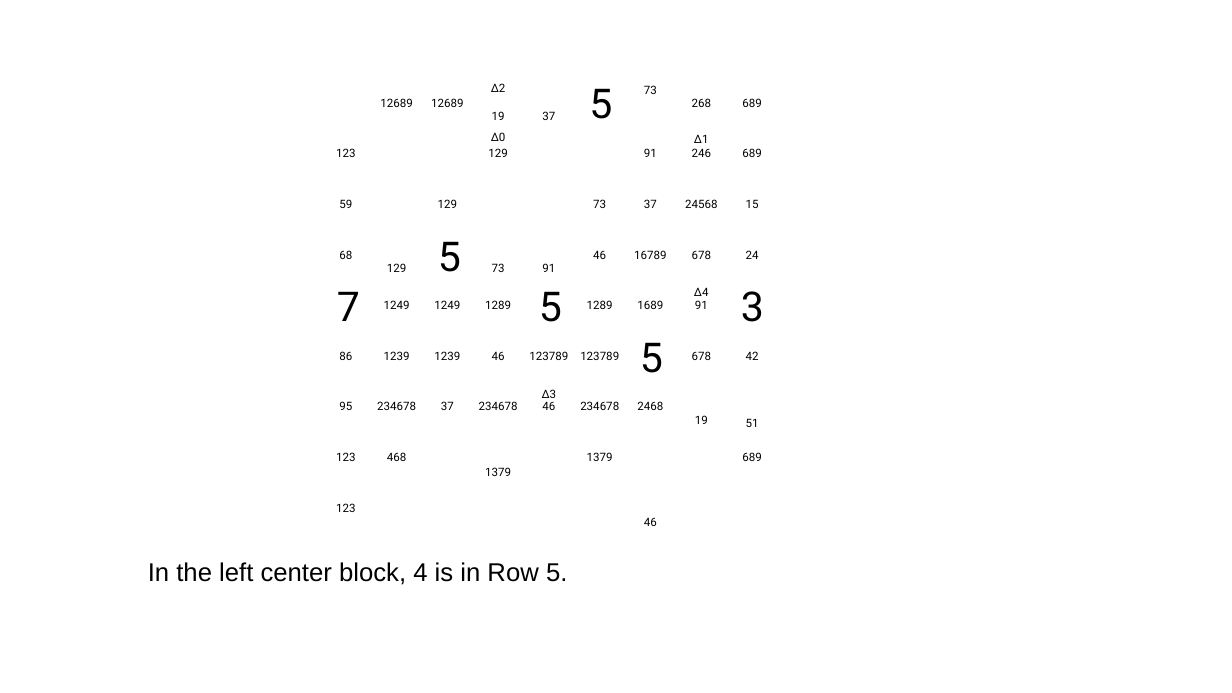
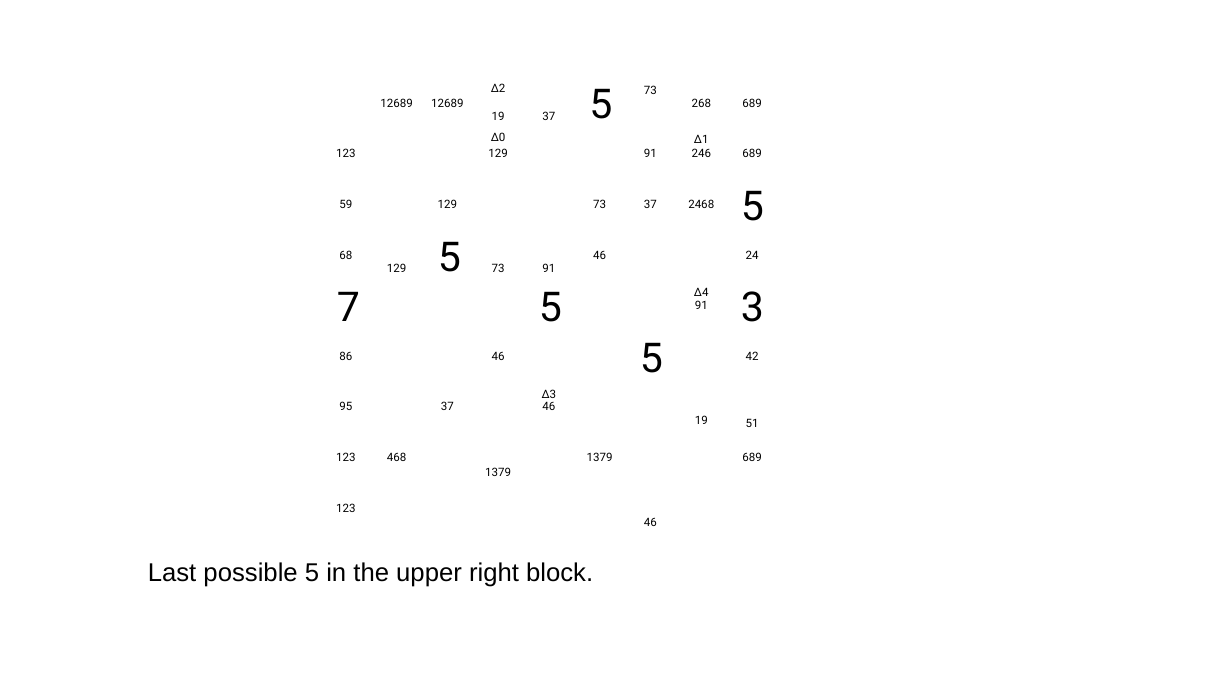
Before and after one commit to jhardis/WSJ_Number_Puzzles, a slide deck: slide 22 of 20260627_2.pptx. Drawn at 1232x693 pixels with LibreOffice and Linux fonts; fonts in the diff are those of the drawing; background and template pictures are left out. Boxes give left, top, right and bottom in pixels: in the first picture for what was removed or moved away, otherwise in the second. Text is boxed around its words. In the diff, an @@ line names an element or a change of style, - is before the commit and + after.

```diff
--- a/20260627_2.pptx
+++ b/20260627_2.pptx
@@ text at [688,199,714,208]: text changed @@
-24568
+2468
@@ text added at [741,190,764,221], 32 pt, text #000000 @@
+5
@@ text removed at [746,199,759,208] @@
-15
@@ text removed at [634,250,666,259] @@
-16789
@@ text removed at [692,250,711,259] @@
-678
@@ text removed at [384,300,410,309] @@
-1249
@@ text removed at [434,300,460,309] @@
-1249
@@ text removed at [485,300,511,309] @@
-1289
@@ text removed at [587,300,613,309] @@
-1289
@@ text removed at [637,300,663,309] @@
-1689
@@ text removed at [384,351,410,360] @@
-1239
@@ text removed at [434,351,460,360] @@
-1239
@@ text removed at [529,351,568,360] @@
-123789
@@ text removed at [580,351,619,360] @@
-123789
@@ text removed at [692,351,711,360] @@
-678
@@ text removed at [377,401,416,410] @@
-234678
@@ text removed at [479,401,518,410] @@
-234678
@@ text removed at [580,401,619,410] @@
-234678
@@ text removed at [637,401,663,410] @@
-2468
@@ text at [148,562,593,587]: text changed @@
-In the left center block, 4 is in Row 5.
+Last possible 5 in the upper right block.
```
Also in this commit, not shown: 18 other slides changed, 7 slides added, 7 slides removed.
